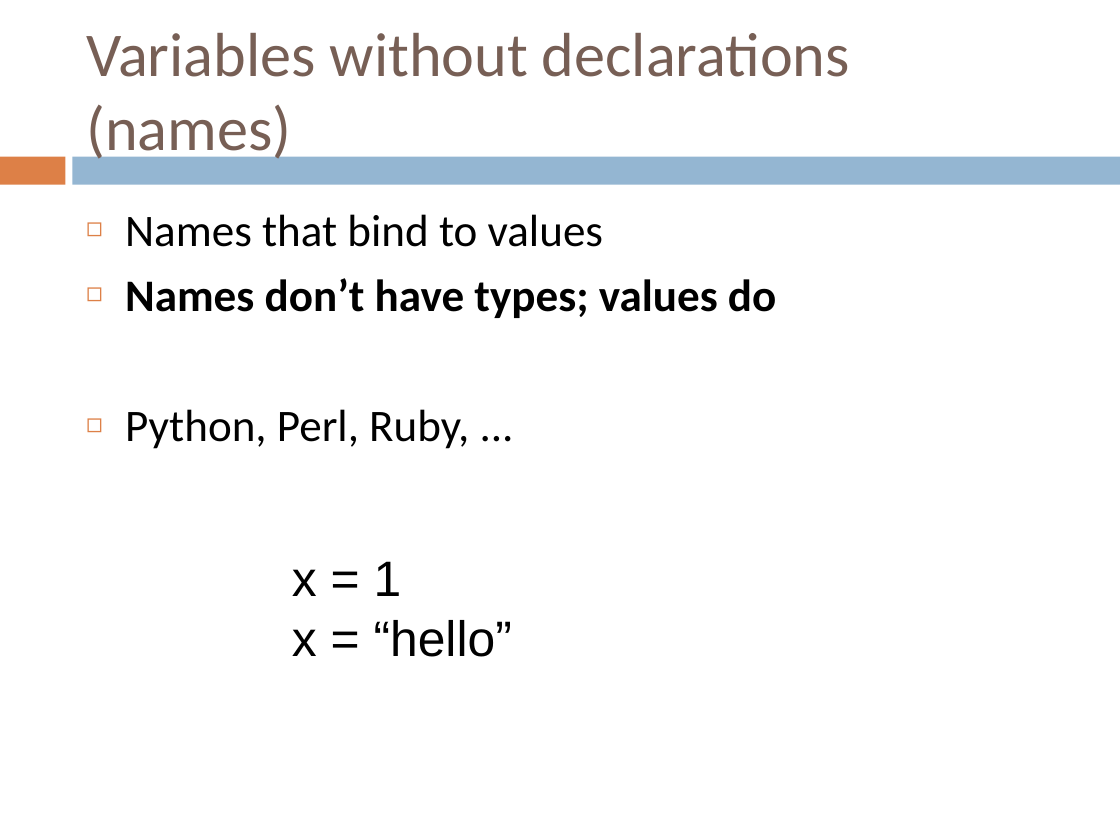
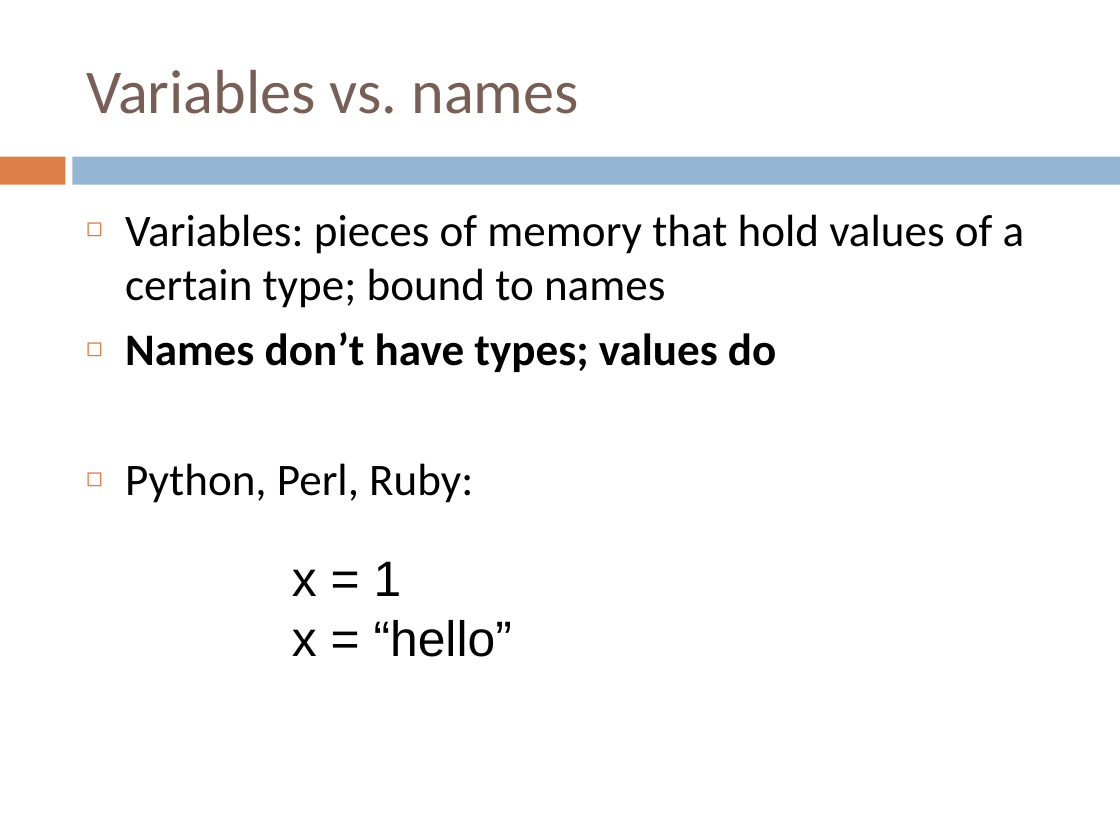
Before and after one commit to crista/EPS-slides, a slide deck: slide 25 of EPS-Imperative.ppt (slide 29 before the commit). Drawn at 1120x840 pixels with LibreOffice and Linux fonts; fonts in the diff are those of the drawing. Boxes give left, top, right and bottom in pixels: in the first picture for what was removed or moved away, otherwise in the second. Text is boxed around its words. In the diff, an @@ line names an element or a change of style, - is before the commit and + after.

```diff
--- a/EPS-Imperative.ppt
+++ b/EPS-Imperative.ppt
@@ title at (86,70,578,114): text changed @@
-Variables without declarations (names)
+Variables vs. names
@@ text at (125,214,1025,308): text changed @@
-◻ Names that bind to values
+◻ Variables: pieces of memory that hold values of a certain type; bound to names
@@ text at (125,463,473,503): text changed @@
-◻ Python, Perl, Ruby, ...
+◻ Python, Perl, Ruby:
```
Also in this commit, not shown: 6 other slides changed, 6 slides added, 7 slides removed, 8 other files.
